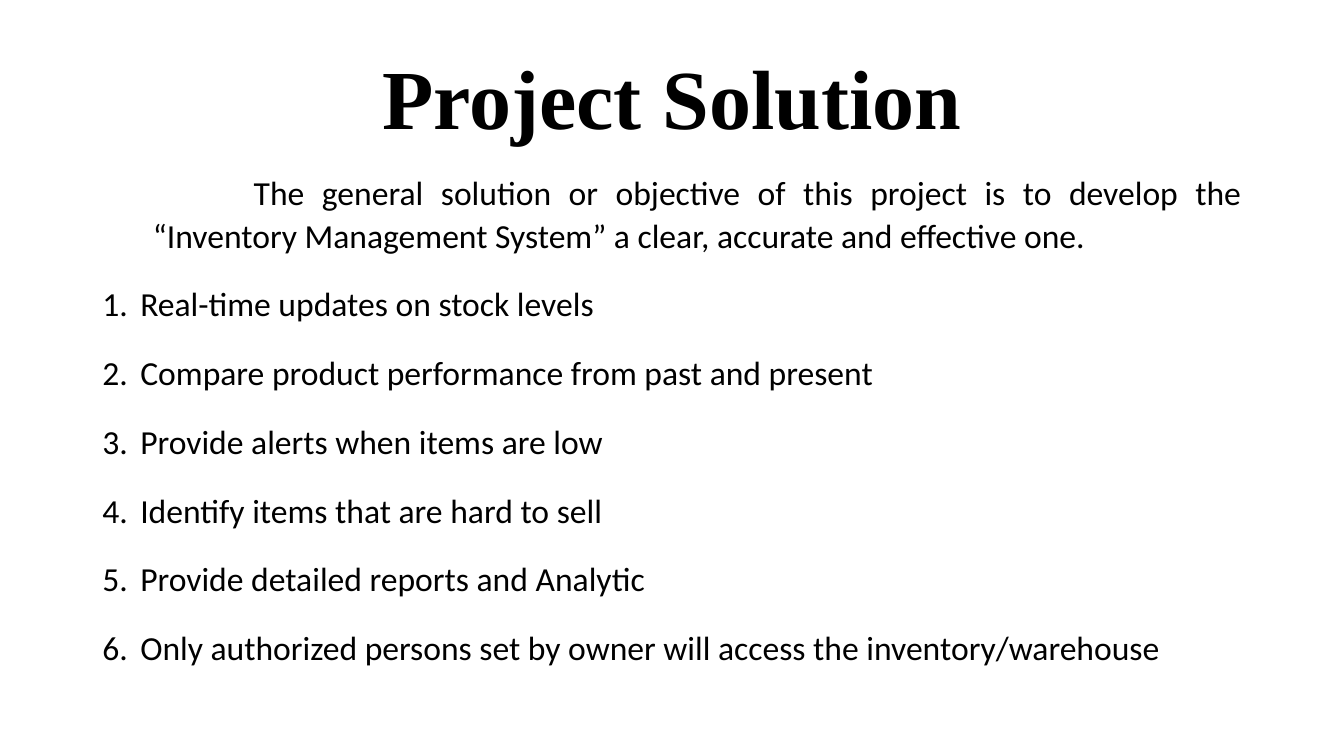
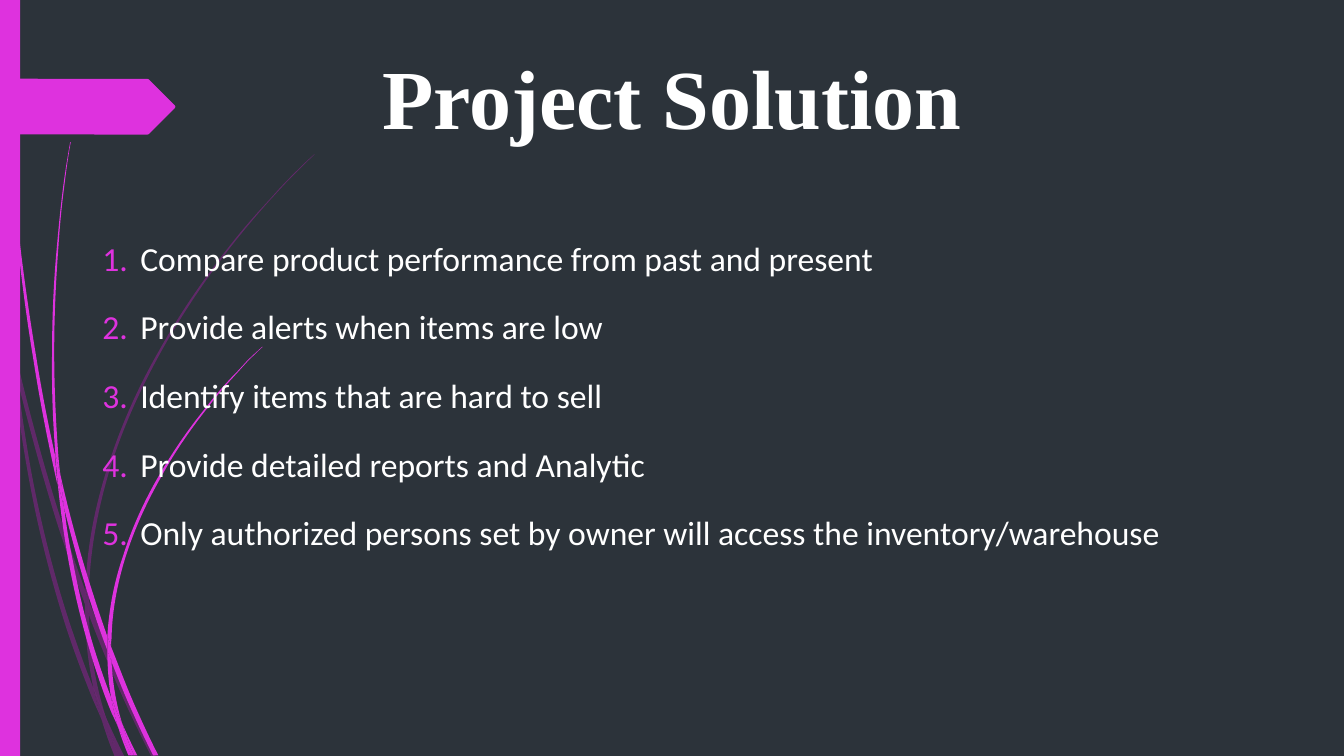
Before and after one commit to abcereno/miniproject1, a slide deck: slide 5 of MINI PROJECT 1 final.pptx (slide 4 before the commit). Drawn at 1344x756 pixels with LibreOffice and Linux fonts; fonts in the diff are those of the drawing. Boxes give left, top, right and bottom in pixels: in the first picture for what was removed or moved away, otherwise in the second. Text is boxed around its words. In the diff, an @@ line names an element or a change of style, - is before the commit and + after.

```diff
--- a/MINI PROJECT 1 final.pptx
+++ b/MINI PROJECT 1 final.pptx
@@ background #FFFFFF to #2C333A @@
@@ rectangle added at [0,0,20,756], fill #DE32DE @@
@@ title "Project Solution" at [382,70,962,144]: text colour #000000 to #FFFFFF; line spacing 0.9 to 1; vertical alignment middle to top @@
@@ freeform shape added at [0,79,175,134], fill #DE32DE @@
@@ text "Compare product performance from past ..." at [140,243,1159,551]: text colour #000000 to #FFFFFF @@
@@ text at [140,181,1241,322]: paragraphs removed @@
-The general solution or objective of this project is to develop the “Inventory Management System” a clear, accurate and effective one.
-1. Real-time updates on stock levels
@@ group added at [0,154,315,756]: 10 freeform shapes @@
@@ group added at [3,0,262,756]: 12 freeform shapes @@
```
Also in this commit, not shown: 17 other slides changed, 3 slides added, 2 slides removed, 4 other files.
